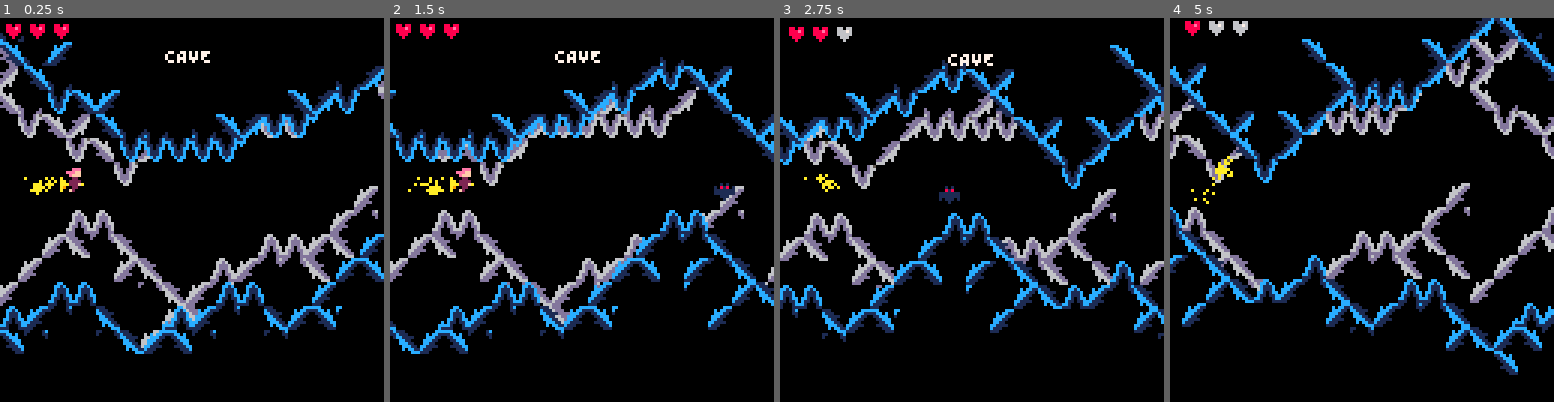
Above: before the commit, frames 1-4 (left to right).
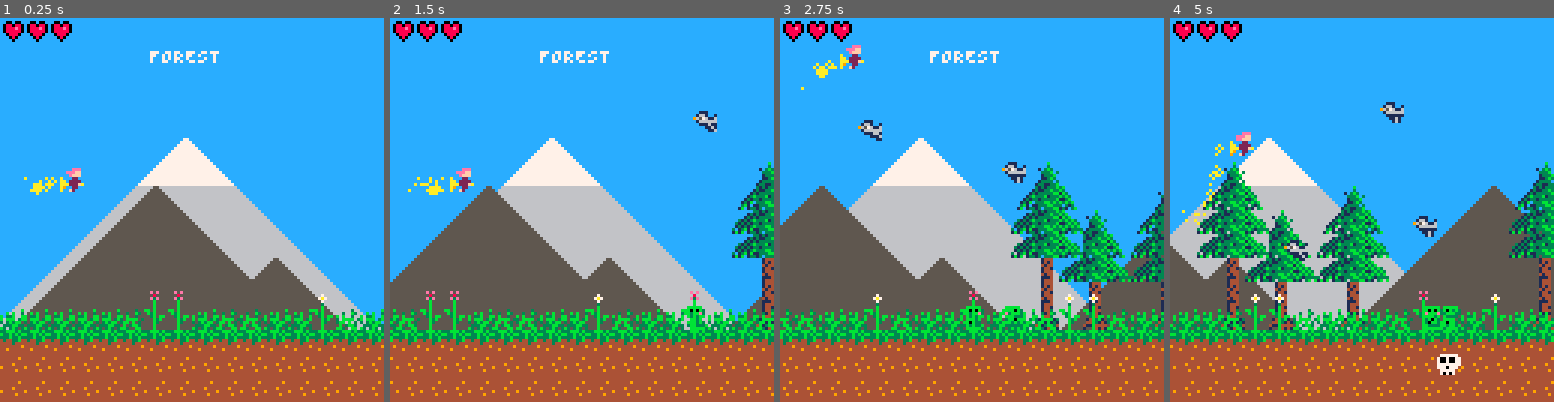
Above: after the commit, the same moments.

Repository: theGEBIRGE/BARBARA
Game: PICO-8 cartridge barbara.p8
Two runs of this game, one before a commit and one after it. Both use one fixed random seed, a clock stepped at 60 frames per second and the inputs below.
Inputs:
- Up to frame 1 (0.25 s): no input
- Up to frame 2 (1.5 s): tap X (X key) at 0.33, 1.07 s
- Up to frame 3 (2.75 s): tap X (X key) at 1.85 s; hold Up 2.15-2.42 s
- Up to frame 4 (5 s): tap X (X key) at 2.97, 4.08 s; hold Down 3.63-3.97 s; hold Up from 4.73 s (still down)

The runs differ from the first frame. In frame 1, 96% of the frame differs, in the area x 0-100%, y 0-100%; in frame 2, 96%; in frame 3, 97%; in frame 4, 97%.

Commit message:
Make hitbox smaller

Diff:
--- a/barbara.p8
+++ b/barbara.p8
@@ -7,7 +7,7 @@
 function _init()
   init_globals()
   init_objects()
-  change_scene("CAVE")
+  change_scene("FOREST")
 end
 
 function init_globals()
@@ -418,10 +418,10 @@
         local c = fget(t, F_COLLISION)
         if (c) then
            if
-            w.x + 6 > x * 8 and
-            w.y + 6 > y * 8 and
-            w.x < x * 8 + 6 and
-            w.y < y * 8 + 6
+            w.x + 5 > x * 8 and
+            w.y + 5 > y * 8 and
+            w.x < x * 8 + 5 and
+            w.y < y * 8 + 5
           then
             -- did we also take damage?
             if (fget(t, F_DAMAGE) and w.iframes == 0) then
